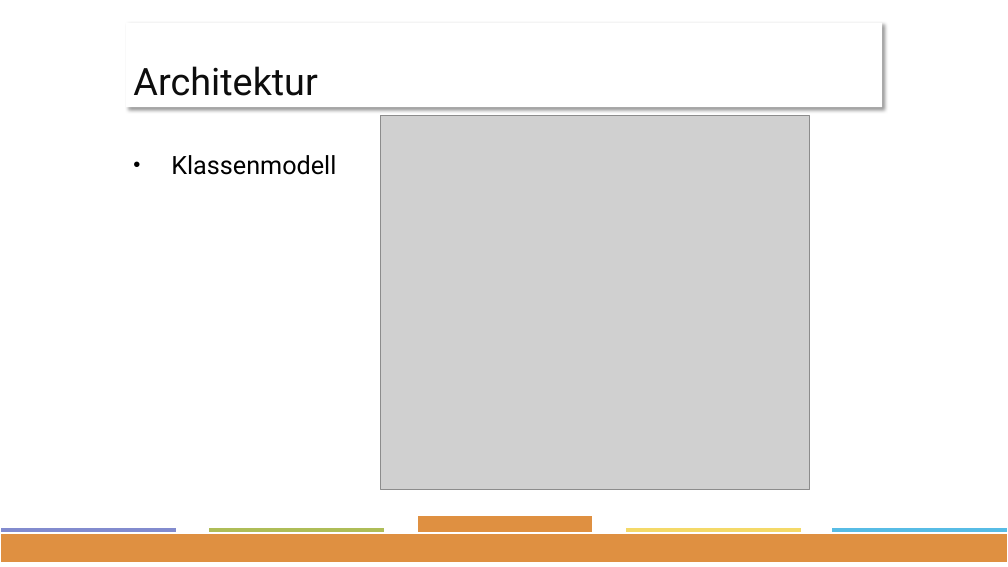
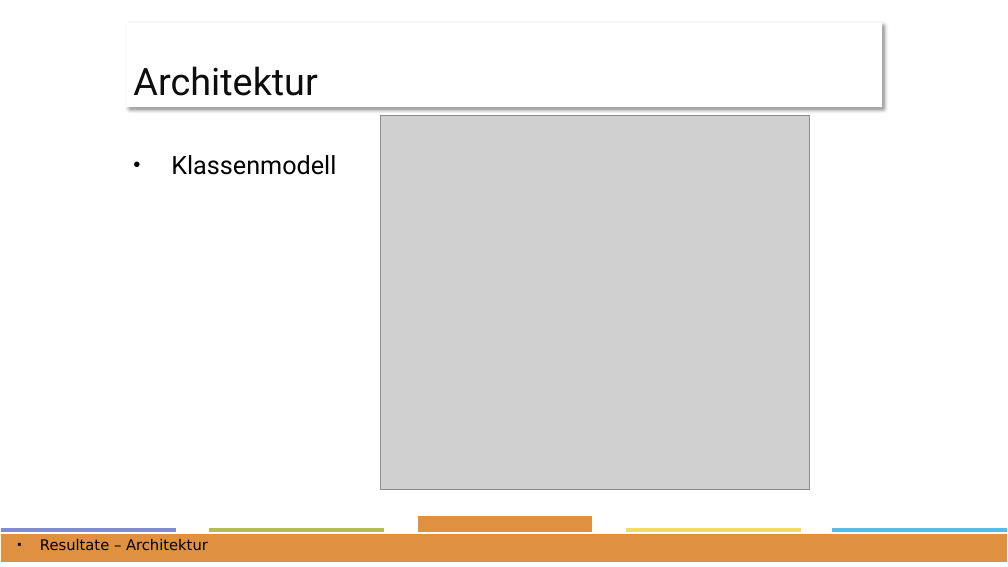
Before and after one commit to ffhsAndroidDenisTobias/androidProject, a slide deck: slide 10 of docs/Präsentation/Project-Presentation.pptx. Drawn at 1008x567 pixels with LibreOffice and Linux fonts; fonts in the diff are those of the drawing; grey boxes stand for pictures. Boxes give left, top, right and bottom in pixels: in the first picture for what was removed or moved away, otherwise in the second. Text is boxed around its words. In the diff, an @@ line names an element or a change of style, - is before the commit and + after.

```diff
--- a/docs/Präsentation/Project-Presentation.pptx
+++ b/docs/Präsentation/Project-Presentation.pptx
@@ text added at [40,539,208,551], 14 pt, text #000000 @@
+▪ Resultate – Architektur
```
Also in this commit, not shown: 14 other slides changed, 1 slide added.
